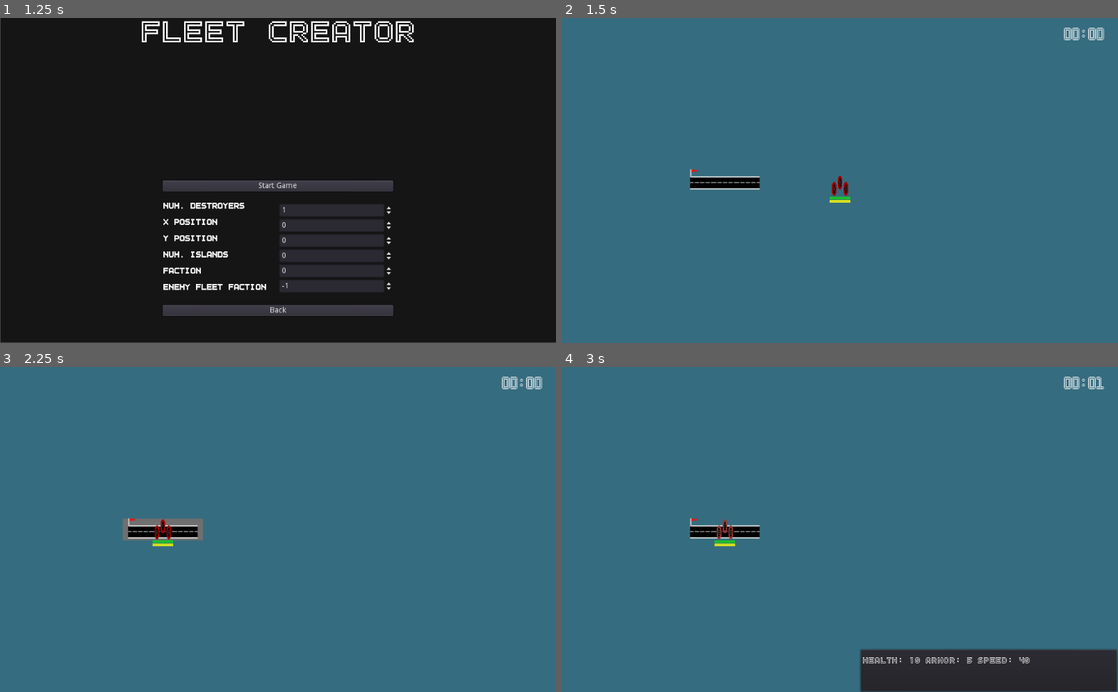
Above: before the commit, frames 1-4 (two rows, left to right).
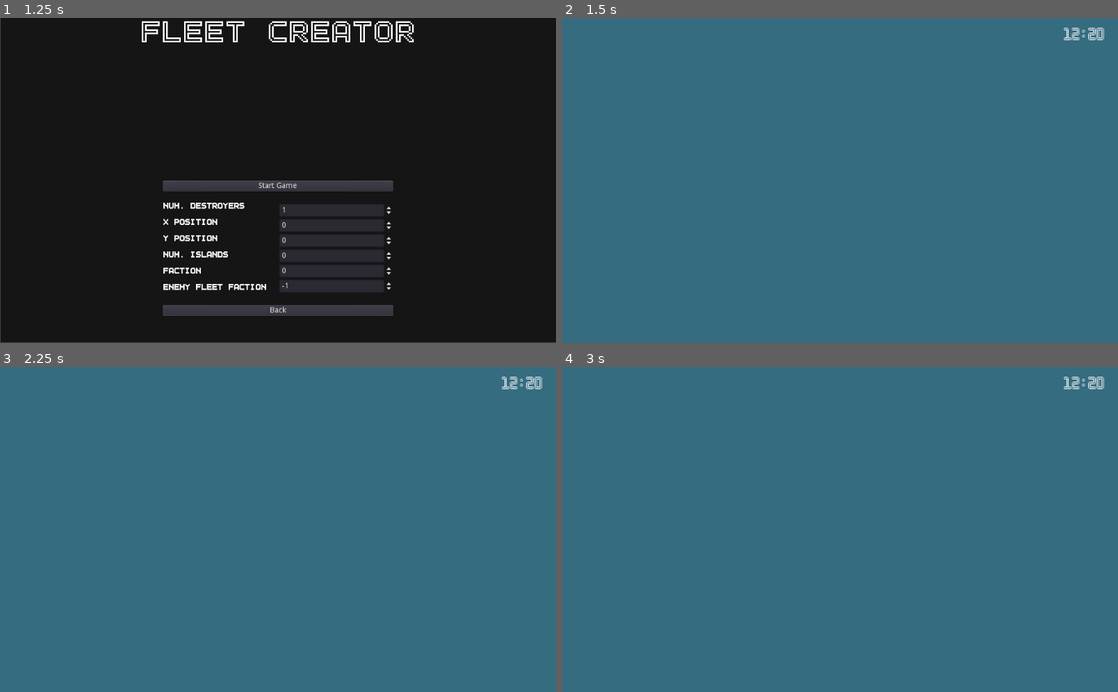
Above: after the commit, the same moments.

Repository: peter-shaw-benson/naval-game
Game: Godot game, scene res://gui/MainMenu.tscn
The game is run twice, just before and just after one commit, with the same random seed, the same clock (stepped at 60 frames per second) and the same inputs.
Inputs (mouse positions are in pixels of both pictures, inside the frame that each line leads up to):
- Up to frame 1 (1.25 s): click "Start Game" at 0.5 s
- Up to frame 2 (1.5 s): click "Start Game" at 1.25 s
- Up to frame 3 (2.25 s): tap Enter at 2 s; move the mouse to (161, 529) at 2.02 s; hold S (scout) from 2.03 s (still down); click (161, 529) at 2.17 s
- Up to frame 4 (3 s): tap Space at 2.75 s; move the mouse to (723, 529) at 2.77 s; release S (scout) at 2.78 s; tap Shift (queue) at 2.85 s; click (723, 529) at 2.92 s

Frame 1 is identical in both runs. In frame 2, 0.8% of the frame differs, in the area x 23-96%, y 2-57%; in frame 3, 1.1%; in frame 4, 6.9%, in the area x 23-100%, y 2-100%.
Error after the commit: Parse Error: Unknown class: "CombatUnitWrapper" (res://Squad/Airbase/Airbase.gd:1)

Commit message:
before merge

Diff:
--- a/Game Map/Map 2.tscn
+++ b/Game Map/Map 2.tscn
@@ -7,7 +7,8 @@
 [ext_resource path="res://gui/Crash Popup.tscn" type="PackedScene" id=5]
 [ext_resource path="res://fonts/neon-pixel-7/neon_pixel-7.ttf" type="DynamicFontData" id=6]
 [ext_resource path="res://fonts/basic_font.tres" type="DynamicFont" id=7]
-[ext_resource path="res://Entities/Airbase/Airbase.tscn" type="PackedScene" id=8]
+[ext_resource path="res://Squad/Airbase/Airbase.tscn" type="PackedScene" id=8]
+
 
 [sub_resource type="DynamicFont" id=1]
 size = 36
--- a/Entities/Airbase/Airbase.gd
+++ b/Squad/Airbase/Airbase.gd
@@ -1,4 +1,4 @@
-extends Area2D
+extends CombatUnitWrapper
 class_name Airbase
 
 export var PlaneSquadScene: PackedScene
--- a/Entities/Airbase/Airbase.tscn
+++ b/Squad/Airbase/Airbase.tscn
@@ -1,8 +1,9 @@
 [gd_scene load_steps=5 format=2]
 
 [ext_resource path="res://art/map_assets/runway.png" type="Texture" id=1]
-[ext_resource path="res://Entities/Airbase/Airbase.gd" type="Script" id=2]
+[ext_resource path="res://Squad/Airbase/Airbase.gd" type="Script" id=2]
 [ext_resource path="res://Entities/PlaneSquadron/PlaneSquadron.tscn" type="PackedScene" id=3]
+
 
 [sub_resource type="RectangleShape2D" id=1]
 extents = Vector2( 65.466, 23.816 )
--- /dev/null
+++ b/Squad/CombatUnitsWrapper.tscn
@@ -0,0 +1,117 @@
+[gd_scene load_steps=20 format=2]
+
+[ext_resource path="res://Squad/ShipSquadron.gd" type="Script" id=1]
+[ext_resource path="res://art/Squadron Sprites 2/sprite_4.png" type="Texture" id=2]
+[ext_resource path="res://art/Squadron Sprites 2/sprite_2.png" type="Texture" id=3]
+[ext_resource path="res://art/Squadron Sprites 2/sprite_0.png" type="Texture" id=4]
+[ext_resource path="res://art/Squadron Sprites 2/sprite_1.png" type="Texture" id=5]
+[ext_resource path="res://art/Squadron Sprites 2/sprite_3.png" type="Texture" id=6]
+[ext_resource path="res://art/Squadron Sprites 2/sprite_5.png" type="Texture" id=7]
+[ext_resource path="res://art/Plane Sprites/sprite_2.png" type="Texture" id=9]
+[ext_resource path="res://art/Plane Sprites/sprite_5.png" type="Texture" id=10]
+[ext_resource path="res://art/Plane Sprites/sprite_1.png" type="Texture" id=11]
+[ext_resource path="res://art/Plane Sprites/sprite_3.png" type="Texture" id=12]
+[ext_resource path="res://art/Plane Sprites/sprite_0.png" type="Texture" id=13]
+[ext_resource path="res://art/Plane Sprites/sprite_4.png" type="Texture" id=14]
+
+[sub_resource type="SpriteFrames" id=1]
+animations = [ {
+"frames": [ ExtResource( 11 ), ExtResource( 12 ), ExtResource( 10 ) ],
+"loop": true,
+"name": "scout_plane_clicked",
+"speed": 5.0
+}, {
+"frames": [ ExtResource( 5 ), ExtResource( 6 ), ExtResource( 7 ) ],
+"loop": true,
+"name": "ship_clicked",
+"speed": 5.0
+}, {
+"frames": [ ExtResource( 4 ), ExtResource( 3 ), ExtResource( 2 ) ],
+"loop": true,
+"name": "ship_basic",
+"speed": 5.0
+}, {
+"frames": [ ExtResource( 13 ), ExtResource( 9 ), ExtResource( 14 ) ],
+"loop": true,
+"name": "scout_plane_basic",
+"speed": 5.0
+} ]
+
+[sub_resource type="GDScript" id=2]
+script/source = "extends AnimatedSprite
+
+
+
+"
+
+[sub_resource type="RectangleShape2D" id=3]
+extents = Vector2( 27.15, 31.3493 )
+
+[sub_resource type="StyleBoxFlat" id=4]
+bg_color = Color( 0.105882, 0.764706, 0.164706, 1 )
+
+[sub_resource type="StyleBoxFlat" id=5]
+bg_color = Color( 0.12549, 0.12549, 0.12549, 1 )
+
+[sub_resource type="StyleBoxFlat" id=6]
+bg_color = Color( 0.831373, 0.878431, 0.137255, 1 )
+
+[node name="Squadron" type="Area2D" groups=[
+"squad_group",
+]]
+position = Vector2( 134, 76.75 )
+script = ExtResource( 1 )
+
+[node name="Sprite" type="AnimatedSprite" parent="."]
+position = Vector2( 0.0883942, 0 )
+frames = SubResource( 1 )
+animation = "scout_plane_clicked"
+script = SubResource( 2 )
+
+[node name="IslandCollision" type="CollisionShape2D" parent="."]
+shape = SubResource( 3 )
+
+[node name="ReferenceRect" type="ReferenceRect" parent="."]
+visible = false
+show_behind_parent = true
+anchor_left = -20.0
+anchor_top = -20.0
+anchor_bottom = 20.0
+margin_left = -20.0
+margin_top = -22.0
+margin_right = 20.0
+margin_bottom = 25.0
+__meta__ = {
+"_edit_use_anchors_": false
+}
+
+[node name="HealthBar" type="ProgressBar" parent="."]
+margin_left = -31.0
+margin_top = 34.0
+margin_right = 31.0
+margin_bottom = 41.0
+custom_styles/fg = SubResource( 4 )
+custom_styles/bg = SubResource( 5 )
+value = 50.0
+percent_visible = false
+__meta__ = {
+"_edit_use_anchors_": false
+}
+
+[node name="ArmorBar" type="ProgressBar" parent="."]
+margin_left = -31.125
+margin_top = 44.0
+margin_right = 30.875
+margin_bottom = 51.0
+custom_styles/fg = SubResource( 6 )
+custom_styles/bg = SubResource( 5 )
+value = 25.0
+percent_visible = false
+__meta__ = {
+"_edit_use_anchors_": false
+}
+
+[node name="ShotTimer" type="Timer" parent="."]
+wait_time = 0.5
+[connection signal="area_entered" from="." to="." method="_on_Squadron_area_entered"]
+[connection signal="timeout" from="ShotTimer" to="." method="_on_ShotTimer_timeout"]
--- a/project.godot
+++ b/project.godot
@@ -9,10 +9,10 @@
 config_version=4
 
 _global_script_classes=[ {
-"base": "Area2D",
+"base": "CombatUnitWrapper",
 "class": "Airbase",
 "language": "GDScript",
-"path": "res://Entities/Airbase/Airbase.gd"
+"path": "res://Squad/Airbase/Airbase.gd"
 }, {
 "base": "Ship",
 "class": "Battleship",
